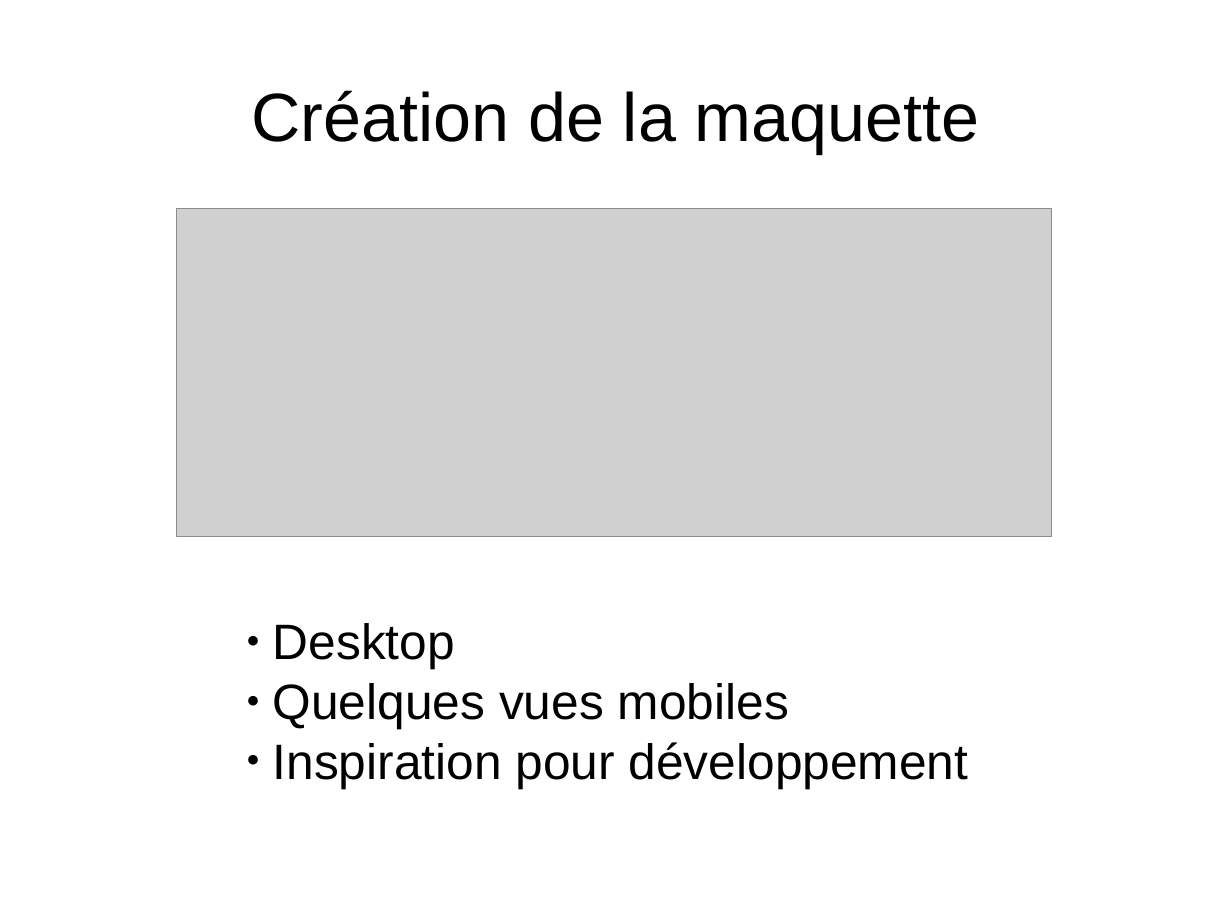
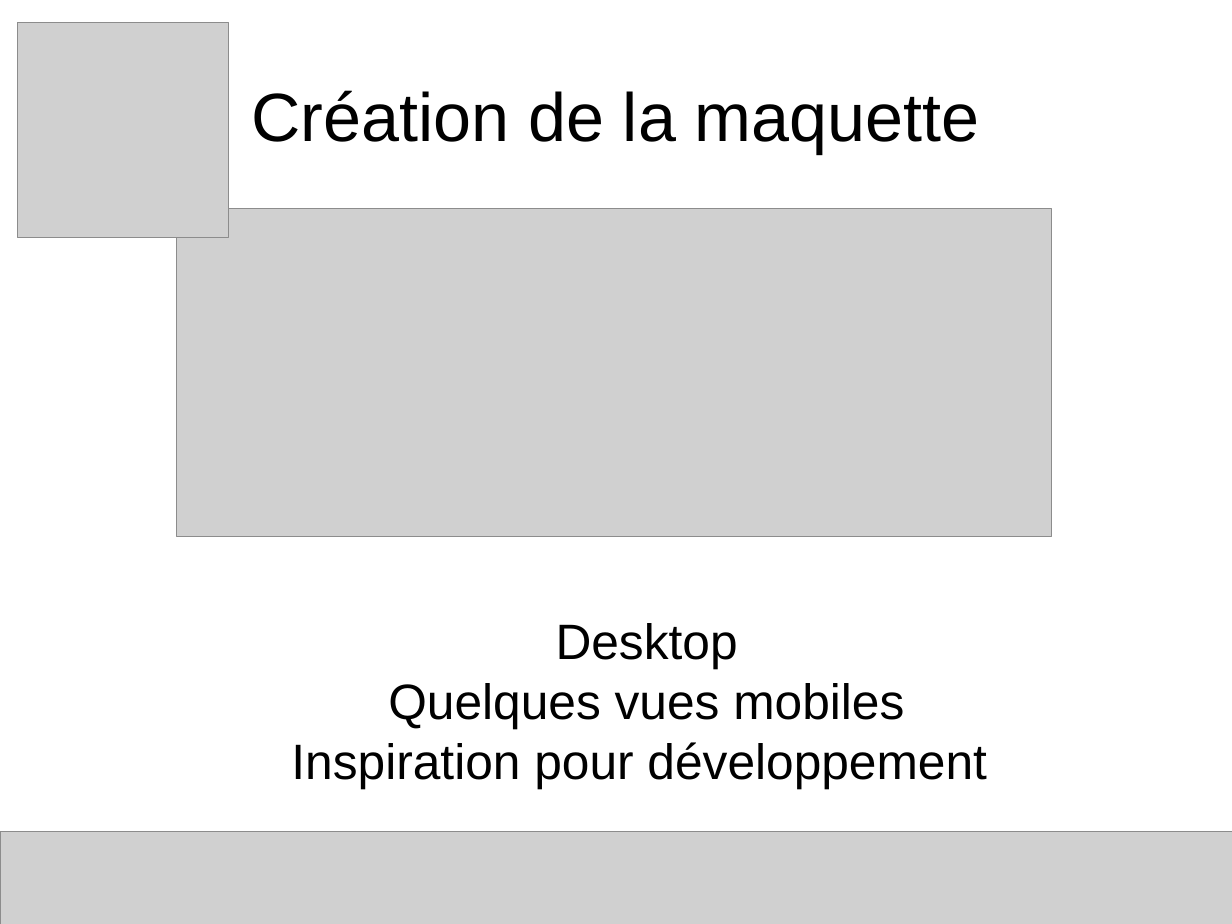
Before and after one commit to franckcostanzo/LaPlateforme_Php-Js, a slide deck: slide 14 of Beta/Divers/presentation.odp (slide 13 before the commit). Drawn at 1232x924 pixels with LibreOffice and Linux fonts; fonts in the diff are those of the drawing; grey boxes stand for pictures. Boxes give left, top, right and bottom in pixels: in the first picture for what was removed or moved away, otherwise in the second. Text is boxed around its words. In the diff, an @@ line names an element or a change of style, - is before the commit and + after.

```diff
--- a/Beta/Divers/presentation.odp
+++ b/Beta/Divers/presentation.odp
@@ picture added at bbox=[18, 22, 229, 238] @@
@@ text "Desktop" at bbox=[291, 623, 987, 788]: alignment left to centre; bullet ● to none @@
@@ picture added at bbox=[0, 832, 1232, 924] @@
```
Also in this commit, not shown: 13 other slides changed, 15 slides added, 3 slides removed, 6 other files.
